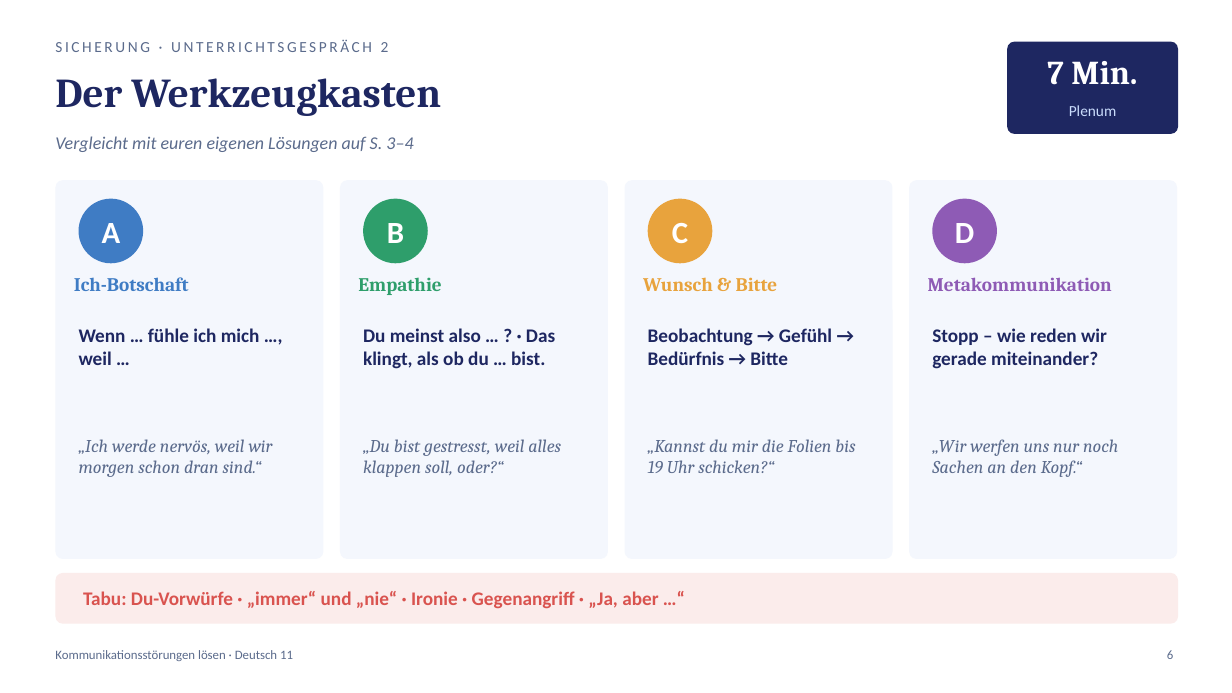
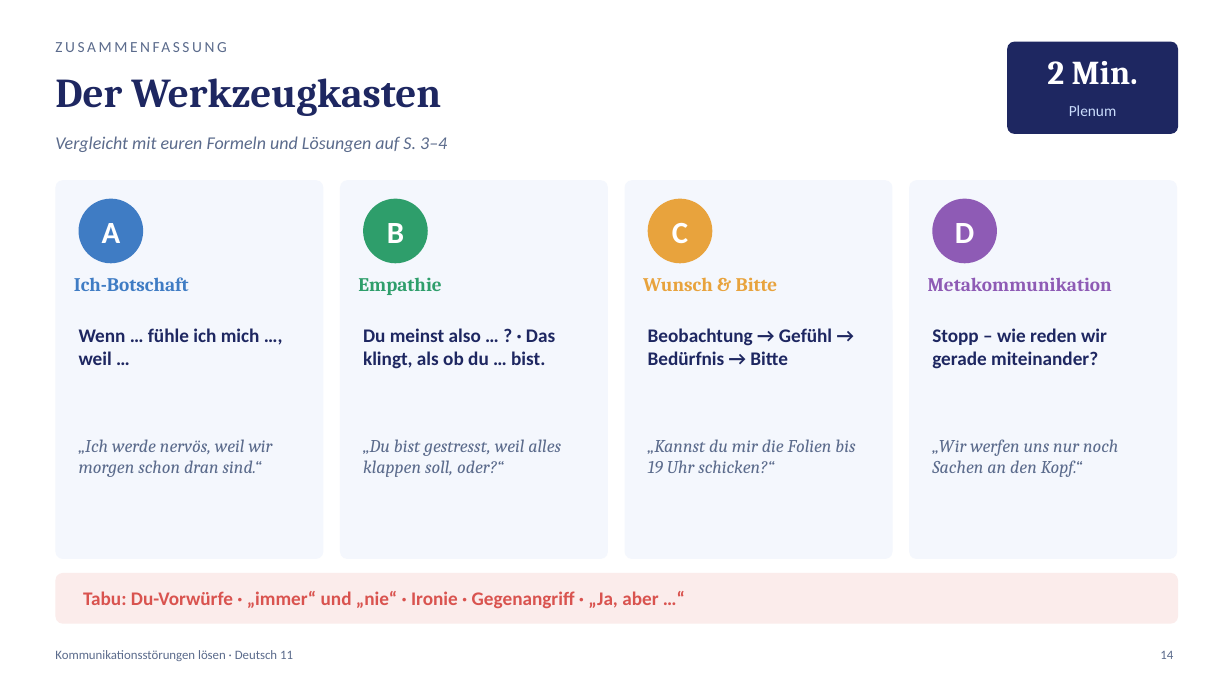
Before and after one commit to golzkonstantin-gif/Schule, a slide deck: slide 14 of Deutsch_11/Kommunikationsstoerungen_loesen/Praesentation_Kommunikationsstoerungen_loesen.pptx (slide 6 before the commit). Drawn at 1232x693 pixels with LibreOffice and Linux fonts; fonts in the diff are those of the drawing. Boxes give left, top, right and bottom in pixels: in the first picture for what was removed or moved away, otherwise in the second. Text is boxed around its words. In the diff, an @@ line names an element or a change of style, - is before the commit and + after.

```diff
--- a/Deutsch_11/Kommunikationsstoerungen_loesen/Praesentation_Kommunikationsstoerungen_loesen.pptx
+++ b/Deutsch_11/Kommunikationsstoerungen_loesen/Praesentation_Kommunikationsstoerungen_loesen.pptx
@@ text at (55, 40, 389, 52): text changed @@
-SICHERUNG · UNTERRICHTSGESPRÄCH 2
+ZUSAMMENFASSUNG
@@ text at (1047, 61, 1138, 84): text changed @@
-7 Min.
+2 Min.
@@ text at (55, 136, 447, 152): text changed @@
-Vergleicht mit euren eigenen Lösungen auf S. 3–4
+Vergleicht mit euren Formeln und Lösungen auf S. 3–4
@@ text at (1160, 651, 1173, 659): text changed @@
-6
+14
```
Also in this commit, not shown: 4 other slides changed, 9 slides added, 1 slide removed, 8 other files.
